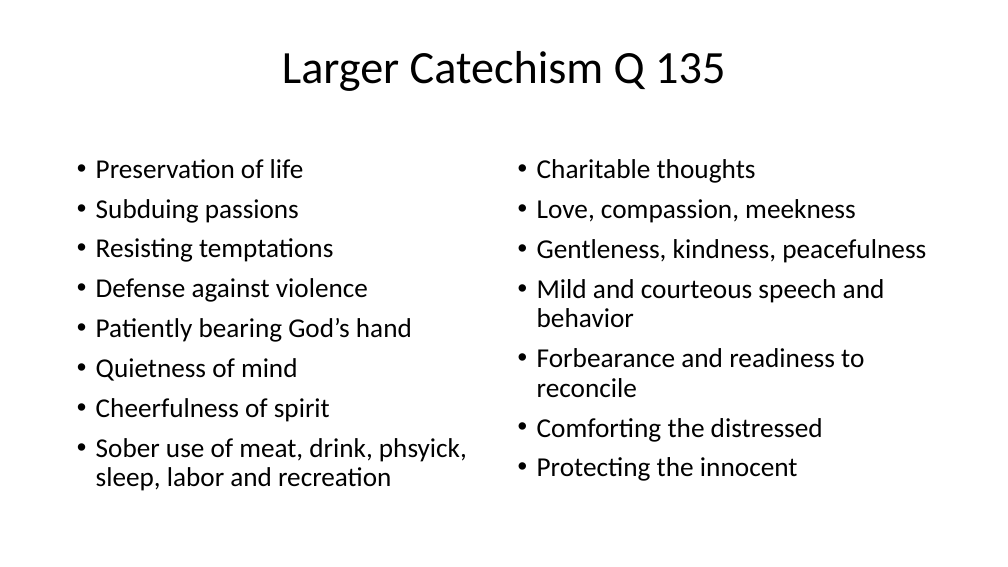
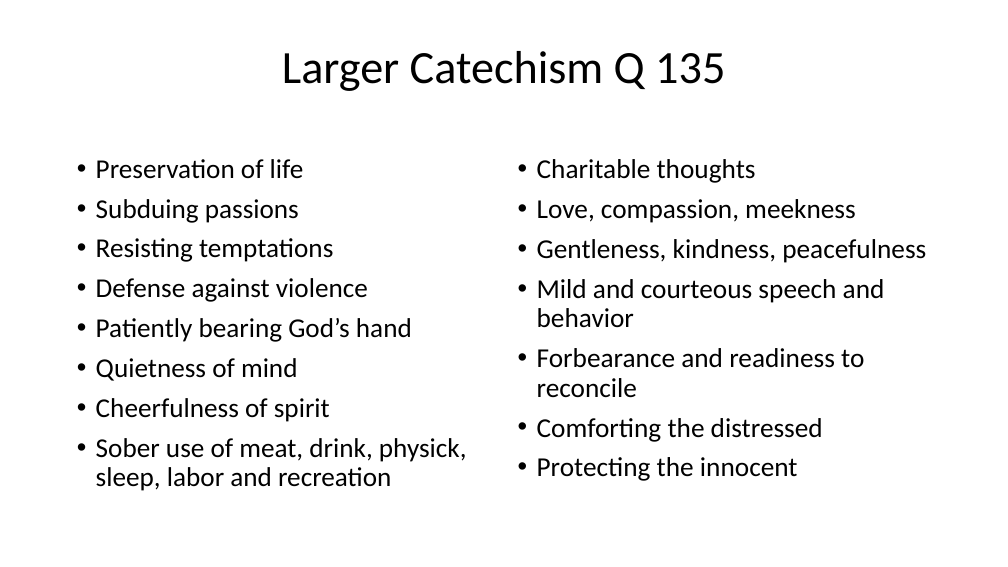
Before and after one commit to csmatyi/calvary_sunday_school, a slide deck: slide 22 of WSC67-69_211010.pptx. Drawn at 1008x567 pixels with LibreOffice and Linux fonts; fonts in the diff are those of the drawing. Boxes give left, top, right and bottom in pixels: in the first picture for what was removed or moved away, otherwise in the second. Text is boxed around its words. In the diff, an @@ line names an element or a change of style, - is before the commit and + after.

```diff
--- a/WSC67-69_211010.pptx
+++ b/WSC67-69_211010.pptx
@@ text at (96, 438, 467, 491): text changed @@
-• Sober use of meat, drink, phsyick, sleep, labor and recreation
+• Sober use of meat, drink, physick, sleep, labor and recreation
```
Also in this commit, not shown: 9 other slides changed, 1 slide added.
